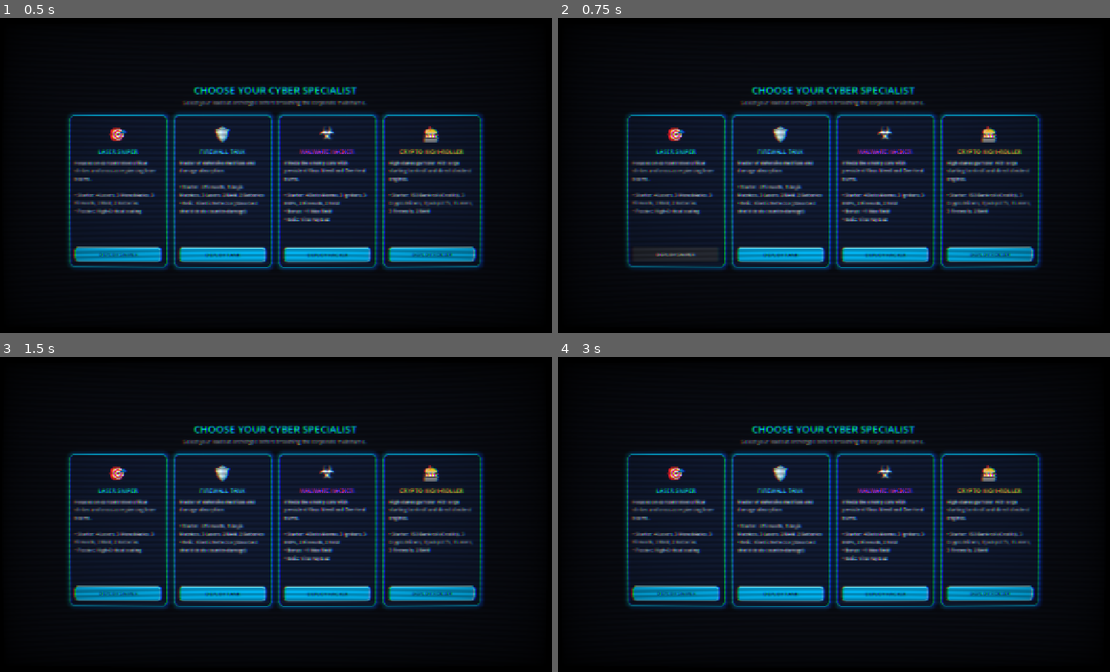
Above: before the commit, frames 1-4 (two rows, left to right).
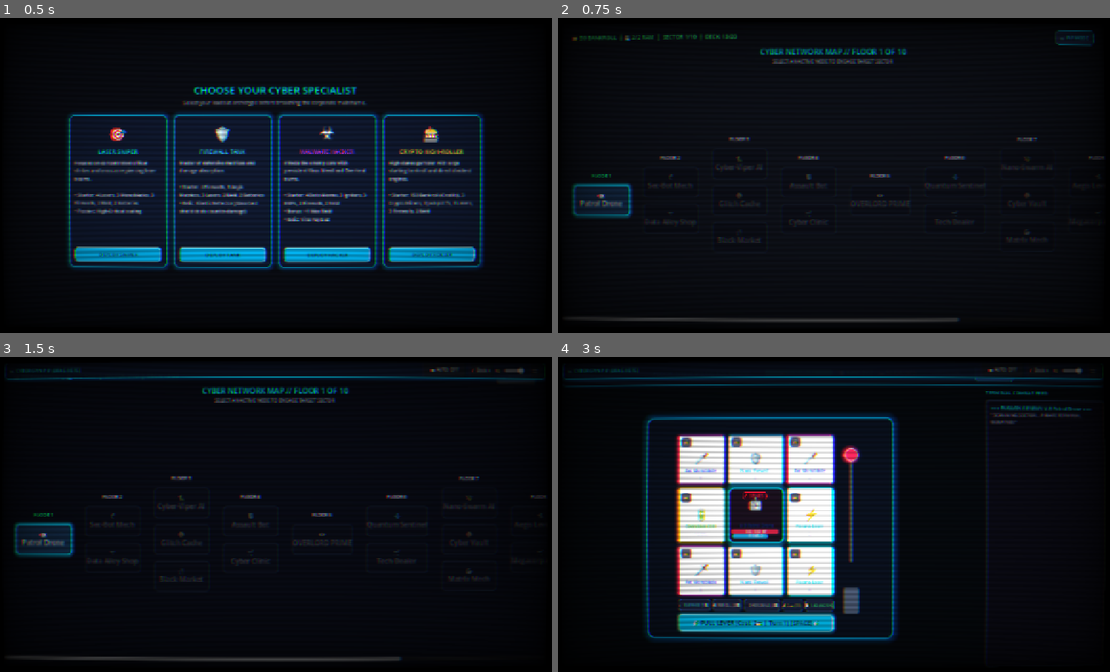
Above: after the commit, the same moments.

Repository: Rajintx/cyberspin
Game: Godot game, scene res://scenes/main.tscn
The game is run twice, just before and just after one commit, with the same random seed, the same clock (stepped at 60 frames per second) and the same inputs.
Inputs (mouse positions are in pixels of both pictures, inside the frame that each line leads up to):
- Up to frame 1 (0.5 s): no input
- Up to frame 2 (0.75 s): click "DEPLOY SNIPER" at 0.5 s
- Up to frame 3 (1.5 s): click (529, 369) at 1.25 s, where only the run after the commit has a clickable "📺 PiP MODE"
- Up to frame 4 (3 s): click (778, 596) at 2 s, where only the run before the commit has a clickable "DEPLOY TANK"; click (591, 539) at 2.75 s, where only the run after the commit has a clickable "🤖 Patrol Drone"

Frame 1 is identical in both runs. In frame 2, 20% of the frame differs, in the area x 2-99%, y 3-97%; in frame 3, 28%; in frame 4, 36%, in the area x 1-99%, y 3-91%.
Error before the commit: Parse Error: Could not parse global class "MapScreen" from "res://scripts/ui/map_screen.gd". (res://scripts/main.gd:5)

Commit message:
fix: remove duplicate reset_view in MapScreen to resolve parser break

Diff:
--- a/scripts/ui/map_screen.gd
+++ b/scripts/ui/map_screen.gd
@@ -155,8 +155,3 @@
 	btn.add_theme_stylebox_override("normal", style)
 	btn.add_theme_stylebox_override("disabled", style)
 	return btn
-
-func reset_view() -> void:
-	if map_scroll:
-		map_scroll.scroll_horizontal = 0
-	refresh_map()
